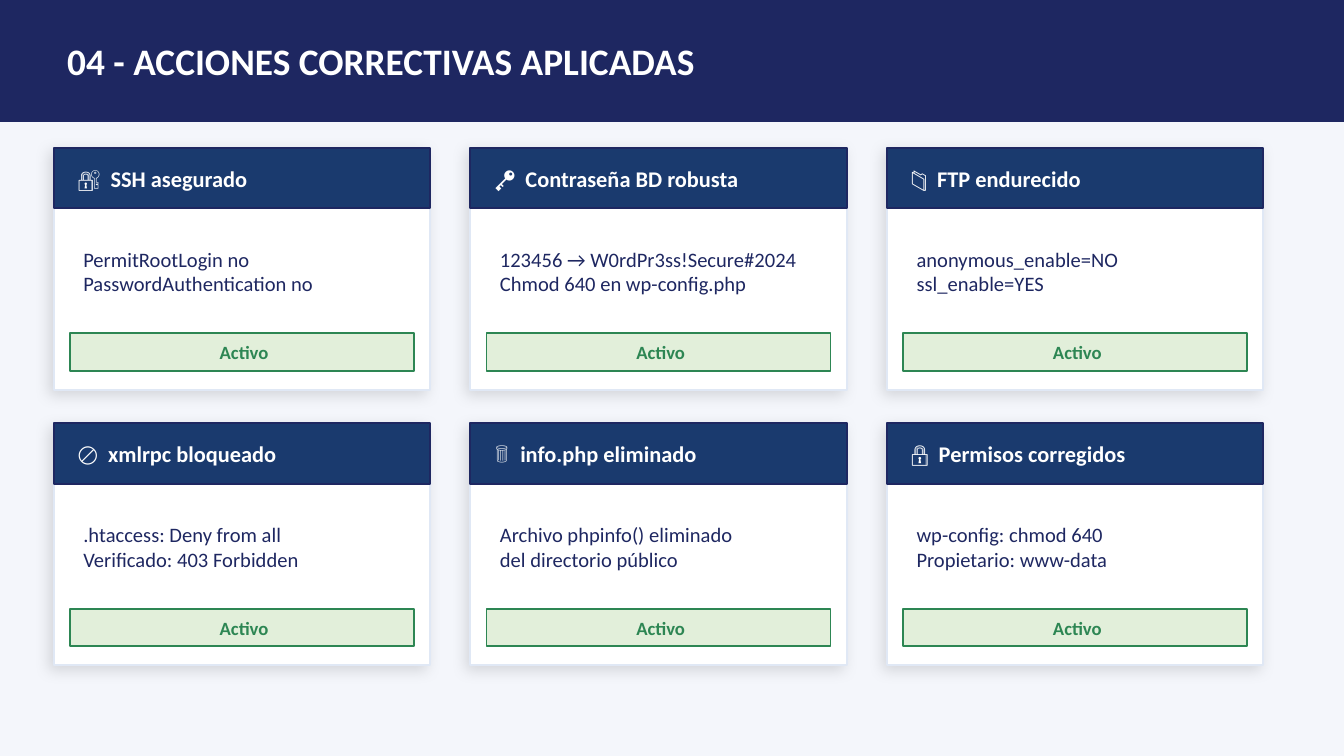
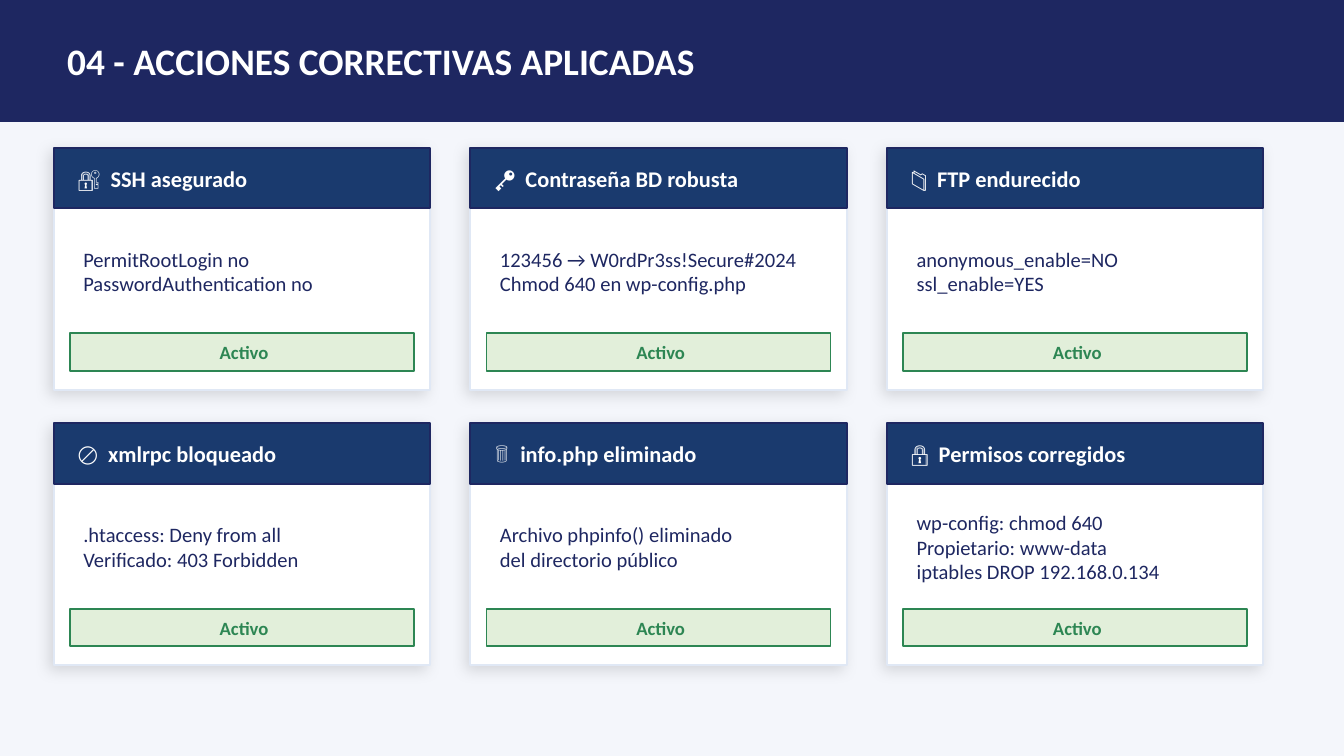
Before and after one commit to Addraed/cybersecurity-final-project, a slide deck: slide 6 of presentacion_análisis_cibersec_MRMF.pptx. Drawn at 1344x756 pixels with LibreOffice and Linux fonts; fonts in the diff are those of the drawing. Boxes give left, top, right and bottom in pixels: in the first picture for what was removed or moved away, otherwise in the second. Text is boxed around its words. In the diff, an @@ line names an element or a change of style, - is before the commit and + after.

```diff
--- a/presentacion_análisis_cibersec_MRMF.pptx
+++ b/presentacion_análisis_cibersec_MRMF.pptx
@@ text at [917, 564, 1159, 583]: paragraph added @@
+iptables DROP 192.168.0.134
```
Also in this commit, not shown: 1 other slide changed, 1 other file.
